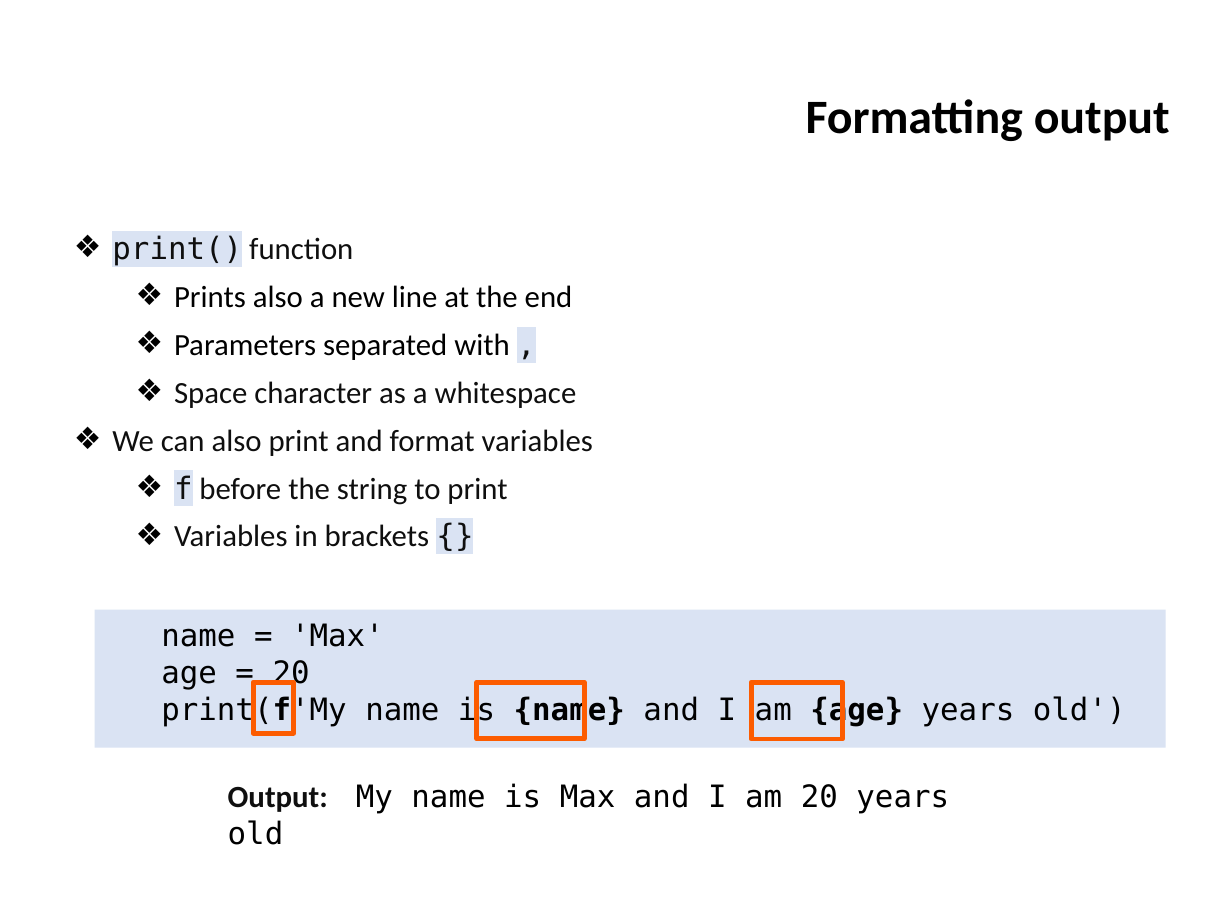
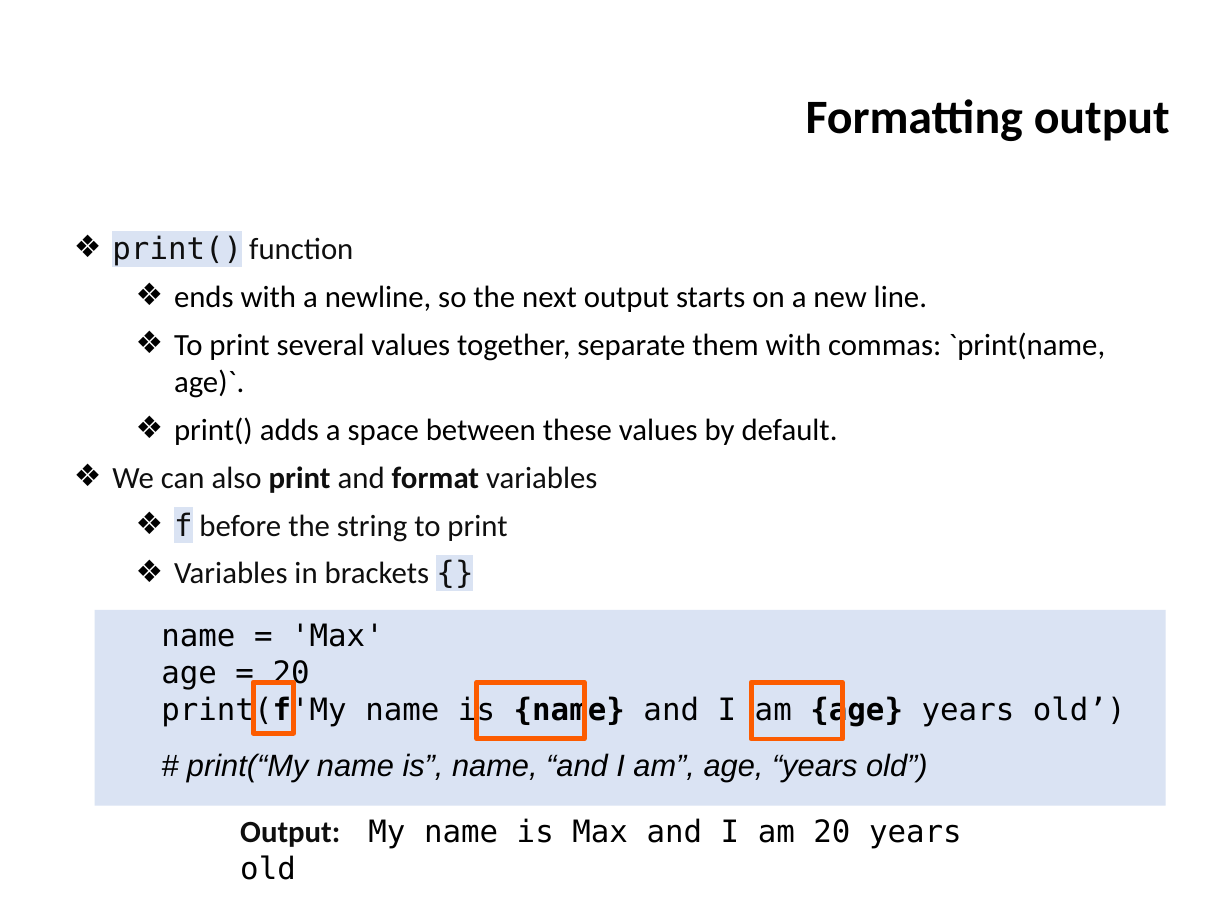
Before and after one commit to ifromm/fcsp, a slide deck: slide 24 of Slides/unit_4_prog_1.pptx (slide 72 before the commit). Drawn at 1232x924 pixels with LibreOffice and Linux fonts; fonts in the diff are those of the drawing; background and template pictures are left out. Boxes give left, top, right and bottom in pixels: in the first picture for what was removed or moved away, otherwise in the second. Text is boxed around its words. In the diff, an @@ line names an element or a change of style, - is before the commit and + after.

```diff
--- a/Slides/unit_4_prog_1.pptx
+++ b/Slides/unit_4_prog_1.pptx
@@ text at box(174, 285, 1105, 445): text changed @@
-  ❖ Prints also a new line at the end
-  ❖ Parameters separated with ,
-  ❖ Space character as a whitespace
+  ❖ ends with a newline, so the next output starts on a new line.
+  ❖ To print several values together, separate them with commas: `print(name, age)`.
+  ❖ print() adds a space between these values by default.
@@ text at box(112, 466, 597, 493): bold on in "print format" @@
@@ rectangle "name = 'Max' age = ...": place and size @@
-rectangle "name = 'Max' age = ..." at box(95, 610, 1165, 748)
+rectangle "name = 'Max' age = ..." at box(95, 610, 1165, 806)
@@ text in rectangle at box(161, 623, 1126, 782): text changed @@
-  name = 'Max'
-  age = 20
-  print(f'My name is {name} and I am {age} years old')
+  name = 'Max'
+  age = 20
+  print(f'My name is {name} and I am {age} years old’)
+  # print(“My name is”, name, “and I am”, age, “years old”)
@@ text "Output: My name is Max ...": place and size @@
-text "Output: My name is Max ..." at box(228, 783, 949, 813)
+text "Output: My name is Max ..." at box(240, 818, 962, 849)
```
Also in this commit, not shown: 24 other slides changed, 49 slides removed.
